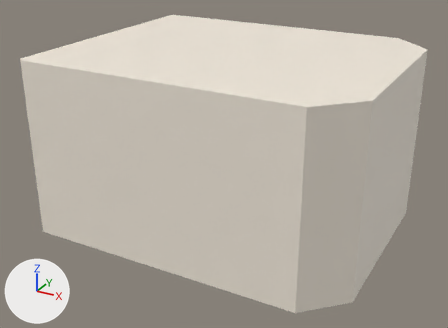
Two versions of the glTF model docs/univers/archipeo/batiments/modeles/5e-batiment-fournil-de-mie/loin-etape-1.glb, one commit apart.
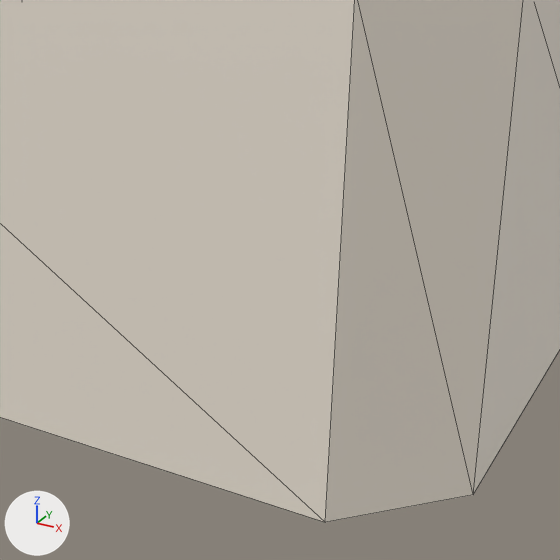
Each version appears first whole from a camera (50 mm lens) standing at (0.761, -1.348, 0.817) and looking at (0.043, -0.043, 0.164), and next in a close-up on the part from 38% to 86% of the width and 34% to 100% of the height. The lights are fixed; the arrows at lower left show +X, +Y and +Z. The first two pictures are the older version. The close-ups show mesh edges as thin lines. Vertices at exactly the same position are counted once.

The older version as bpy lines, for what is in view:
```python
me_loin = bpy.data.meshes.new('loin')
me_loin.from_pydata(...)  # 16 vertices, 22 faces; spans x -0.35..0.467, y -0.331..0.33, z 0.0..0.457
me_loin.materials.append(mat_defaultmaterial)
ob_loin = bpy.data.objects.new('loin', me_loin)
ob_loin.location = (0.0, 0.0, 0.0)
```
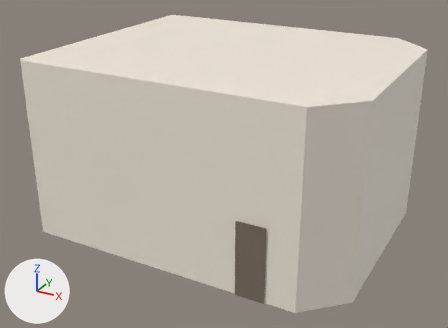
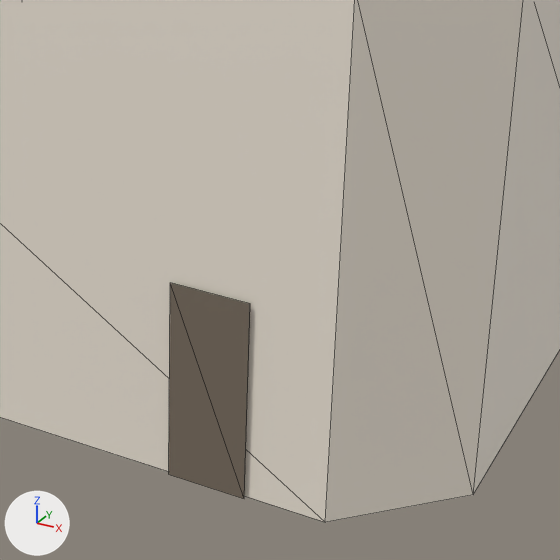
What the commit changed:
me_loin is used by ob_loin; location (0.0, 0.0, 0.0).
Verts and faces of me_loin; kept vertices keep their numbers, new ones are numbered from 16.
me_loin had 16 vertices, 22 faces and spanned x -0.35..0.467, y -0.331..0.33, z 0.0..0.457.
me_loin now has 20 vertices, 24 faces and spans x -0.35..0.467, y -0.334..0.33, z 0.0..0.457.
Part 1, on me_loin:
New vertex 16 is at (0.23, -0.334, 0.0), pixel (168, 474).
New vertex 17 is at (0.302, -0.334, 0.0), pixel (244, 498).
New vertex 18 is at (0.302, -0.334, 0.186), pixel (250, 303).
New vertex 19 is at (0.23, -0.334, 0.186), pixel (170, 282).
New faces: (16, 17, 19), (17, 18, 19).

Where the change shows, as pixel boxes (x1, y1, x2, y2) in the close-ups (560 x 560 px):
part 1 of me_loin, added (brown): after (169, 283, 250, 499)
